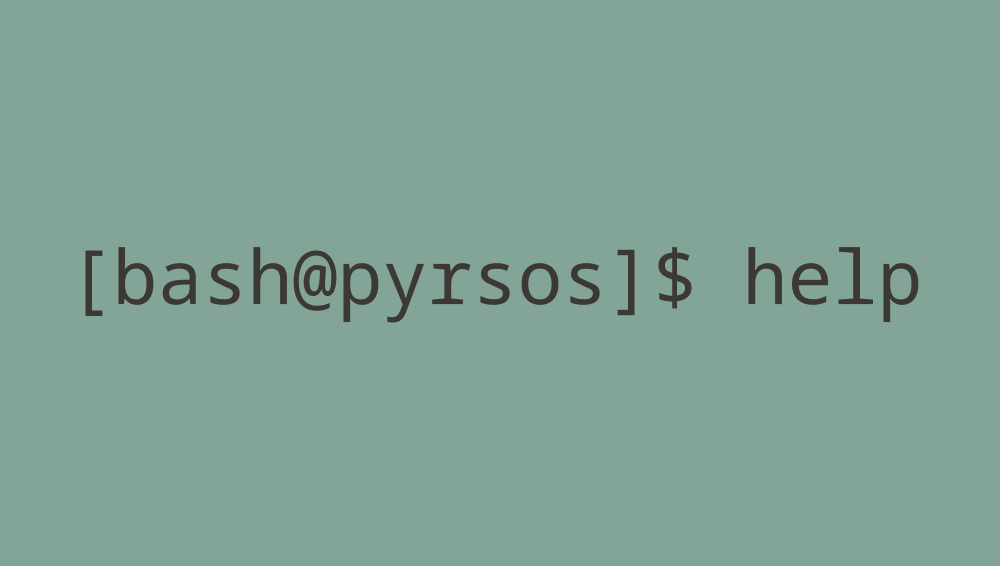
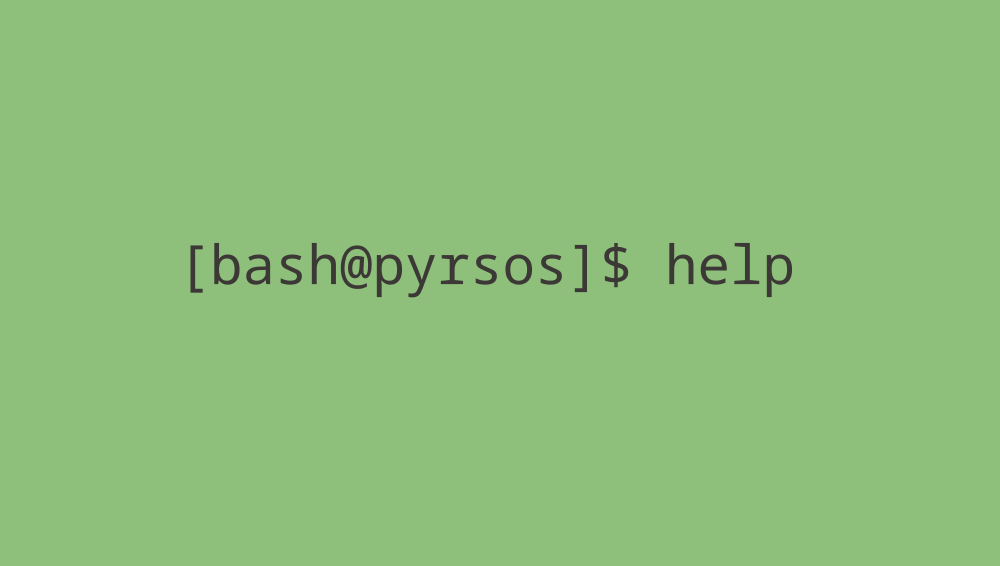
Revision of a layered 1000px x 566px image; what changed, layer by layer:
painted on "Paint Layer 1" over [0, 0, 1000, 566]
